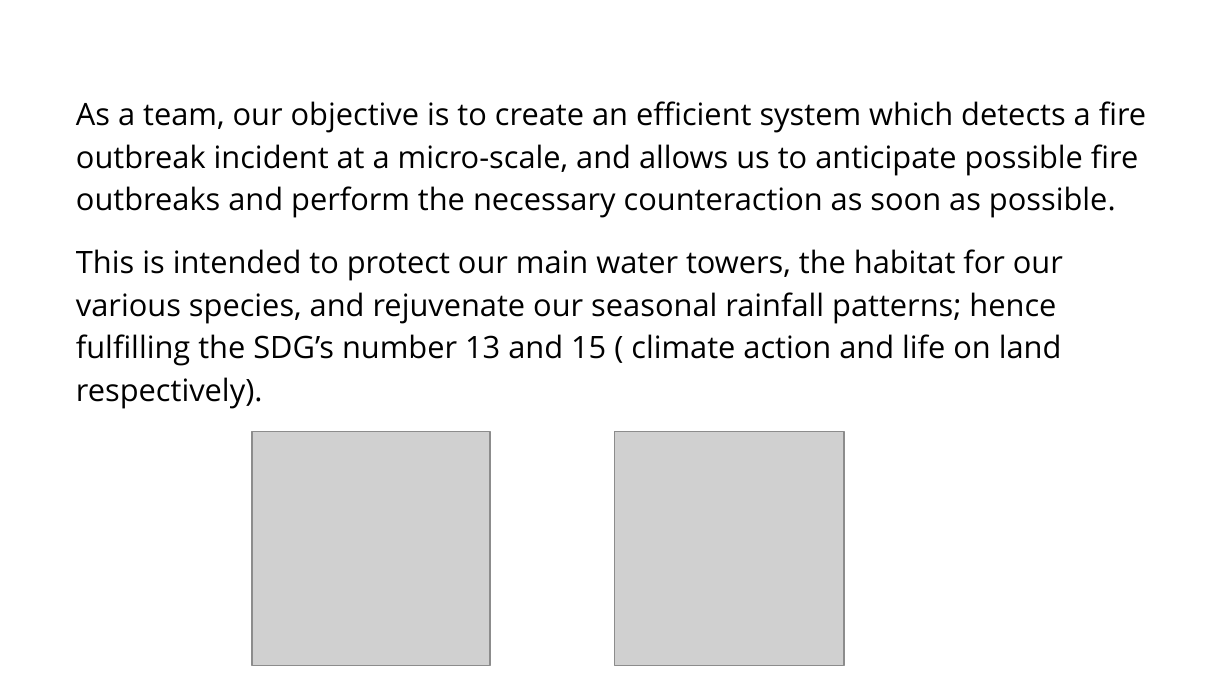
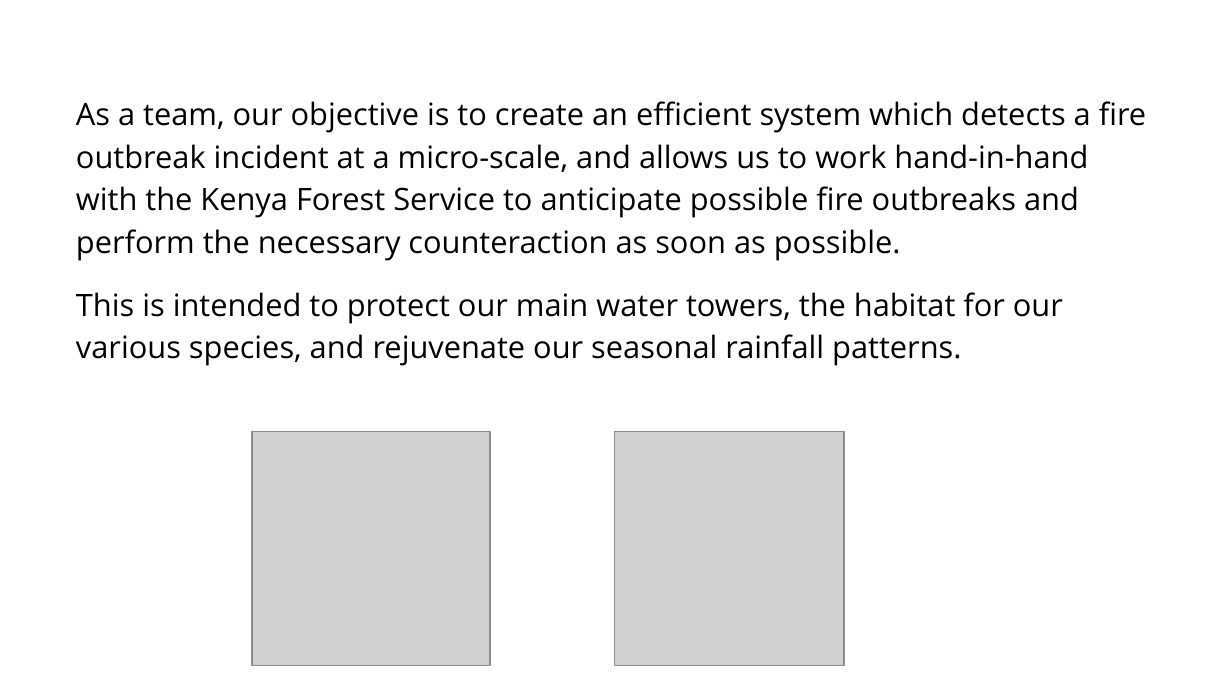
Before and after one commit to samkamau81/Fire-Detection-and-Alert-System-, a slide deck: slide 3 of Forest-Fire Alert and Detection System.pptx. Drawn at 1232x693 pixels with LibreOffice and Linux fonts; fonts in the diff are those of the drawing; grey boxes stand for pictures. Boxes give left, top, right and bottom in pixels: in the first picture for what was removed or moved away, otherwise in the second. Text is boxed around its words. In the diff, an @@ line names an element or a change of style, - is before the commit and + after.

```diff
--- a/Forest-Fire Alert and Detection System.pptx
+++ b/Forest-Fire Alert and Detection System.pptx
@@ text at (76,101,1146,366): text changed @@
-As a team, our objective is to create an efficient system which detects a fire outbreak incident at a micro-scale, and allows us to anticipate possible fire outbreaks and perform the necessary counteraction as soon as possible.
-This is intended to protect our main water towers, the habitat for our various species, and rejuvenate our seasonal rainfall patterns; hence fulfilling the SDG’s number 13 and 15 ( climate action and life on land respectively).
+As a team, our objective is to create an efficient system which detects a fire outbreak incident at a micro-scale, and allows us to work hand-in-hand with the Kenya Forest Service to anticipate possible fire outbreaks and perform the necessary counteraction as soon as possible.
+This is intended to protect our main water towers, the habitat for our various species, and rejuvenate our seasonal rainfall patterns.
```
Also in this commit, not shown: 3 other slides changed, 1 slide added, 1 slide removed, 1 other file.
